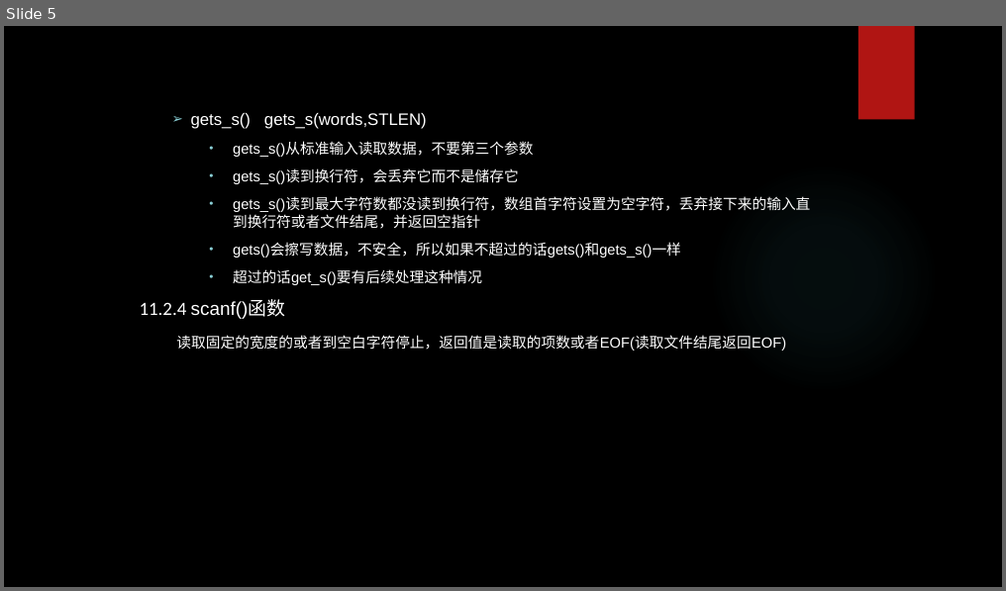
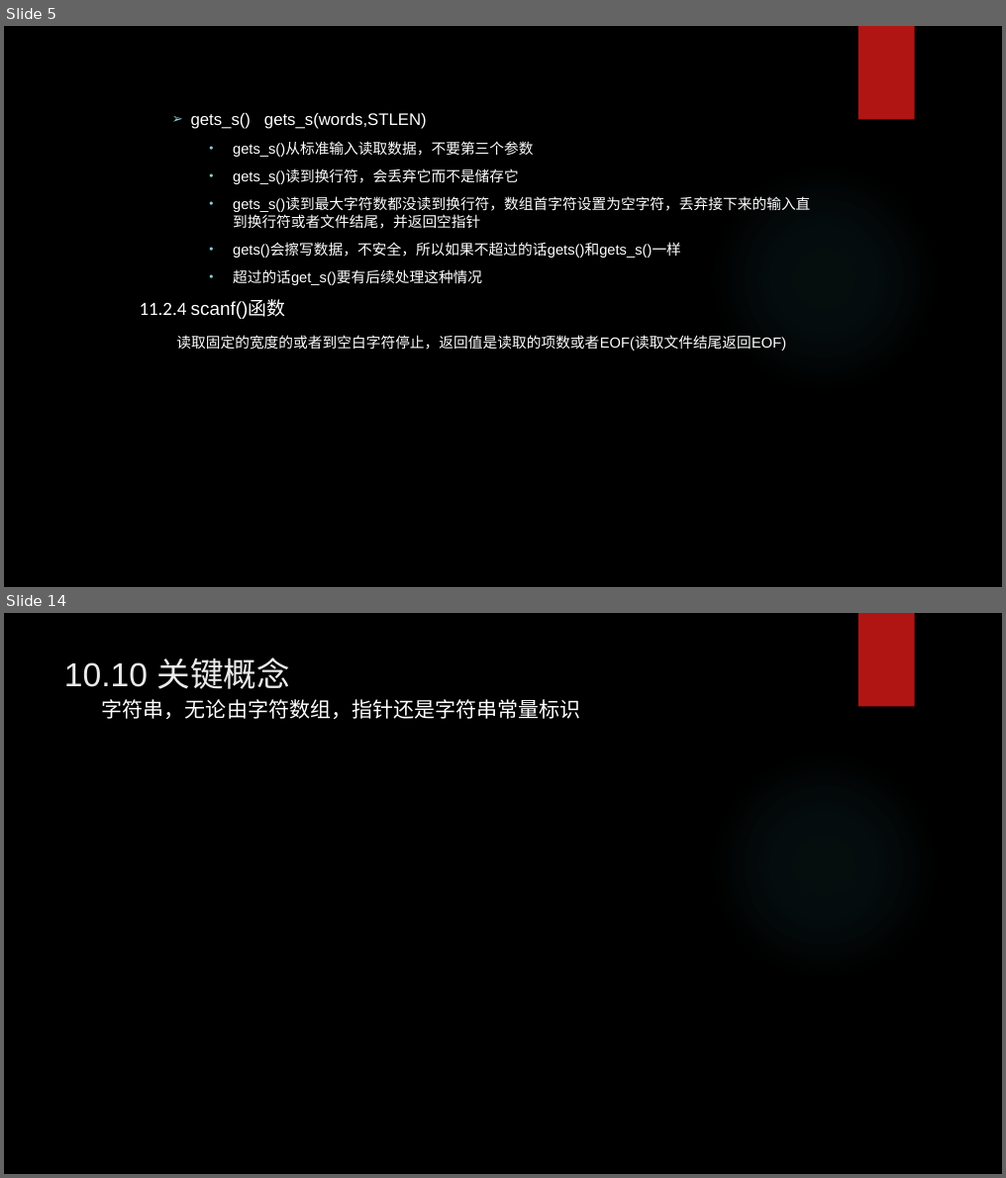
Before and after one commit to tsyin/c_ppt-code, a slide deck: 11字符串和字符串函数.pptx. Shown one above the other, each under a label of ours: slide 5 before the commit, slides 5 and 14 after it; the slides between them are not shown. The pictures are 1006x591 and 1006x1178 pixels, drawn with LibreOffice and Linux fonts; fonts in the diff are those of the drawing; background and template pictures are left out. Boxes give left, top, right and bottom in pixels: in the first picture for what was removed or moved away, otherwise in the second. Text is boxed around its words. In the diff, an @@ line names an element or a change of style, - is before the commit and + after.

```diff
--- a/11字符串和字符串函数.pptx
+++ b/11字符串和字符串函数.pptx
@@ slide 14 added at (4, 613, 1002, 1174), background picture (left out); not listed: 2 template elements that a slide beside it also shows @@
@@ title added at (64, 658, 290, 689), 32 pt, text #EBEBEB @@
+10.10 关键概念
@@ text added at (102, 699, 581, 719), 20 pt, text #FFFFFF @@
+字符串，无论由字符数组，指针还是字符串常量标识
```
Also in this commit, not shown: 1 slide changed, 7 other slides added, 3 other files.
